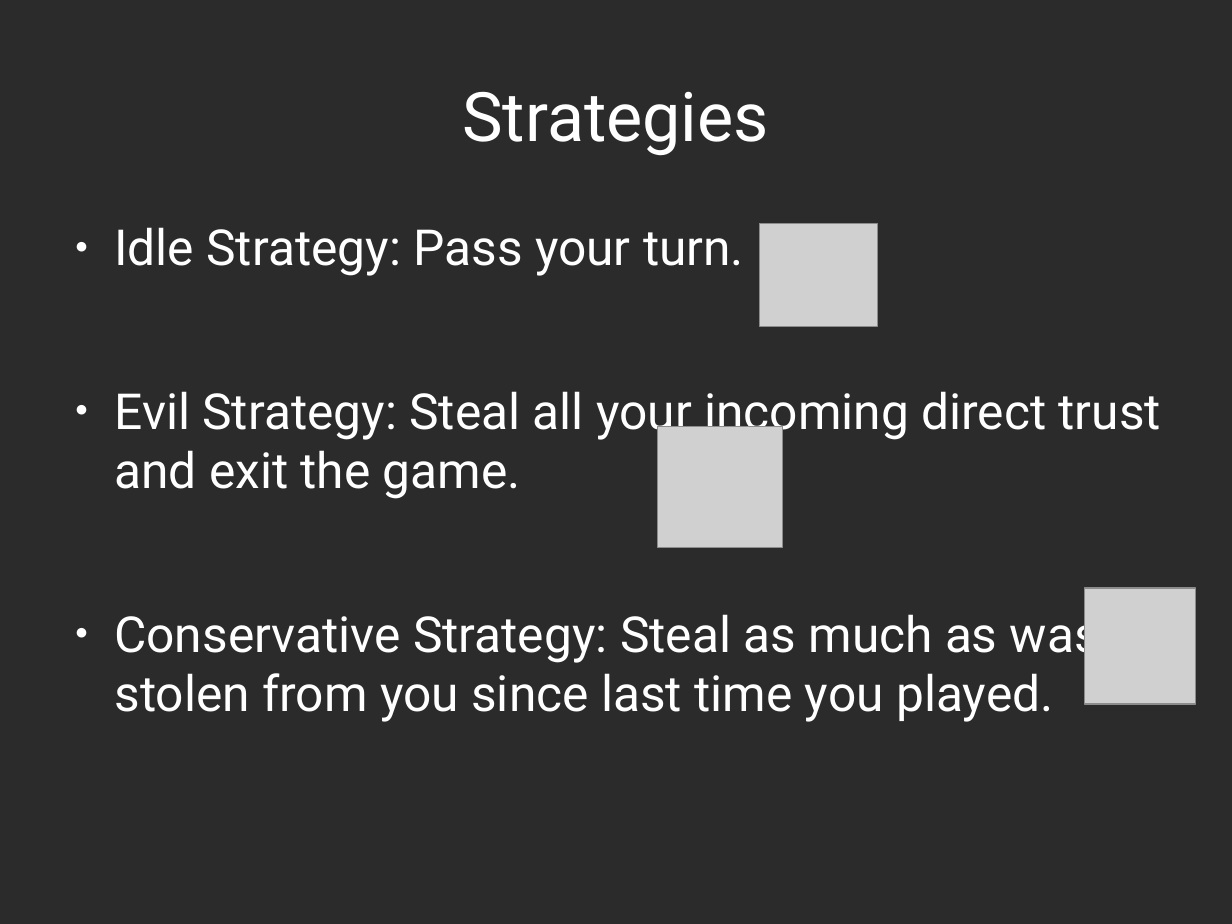
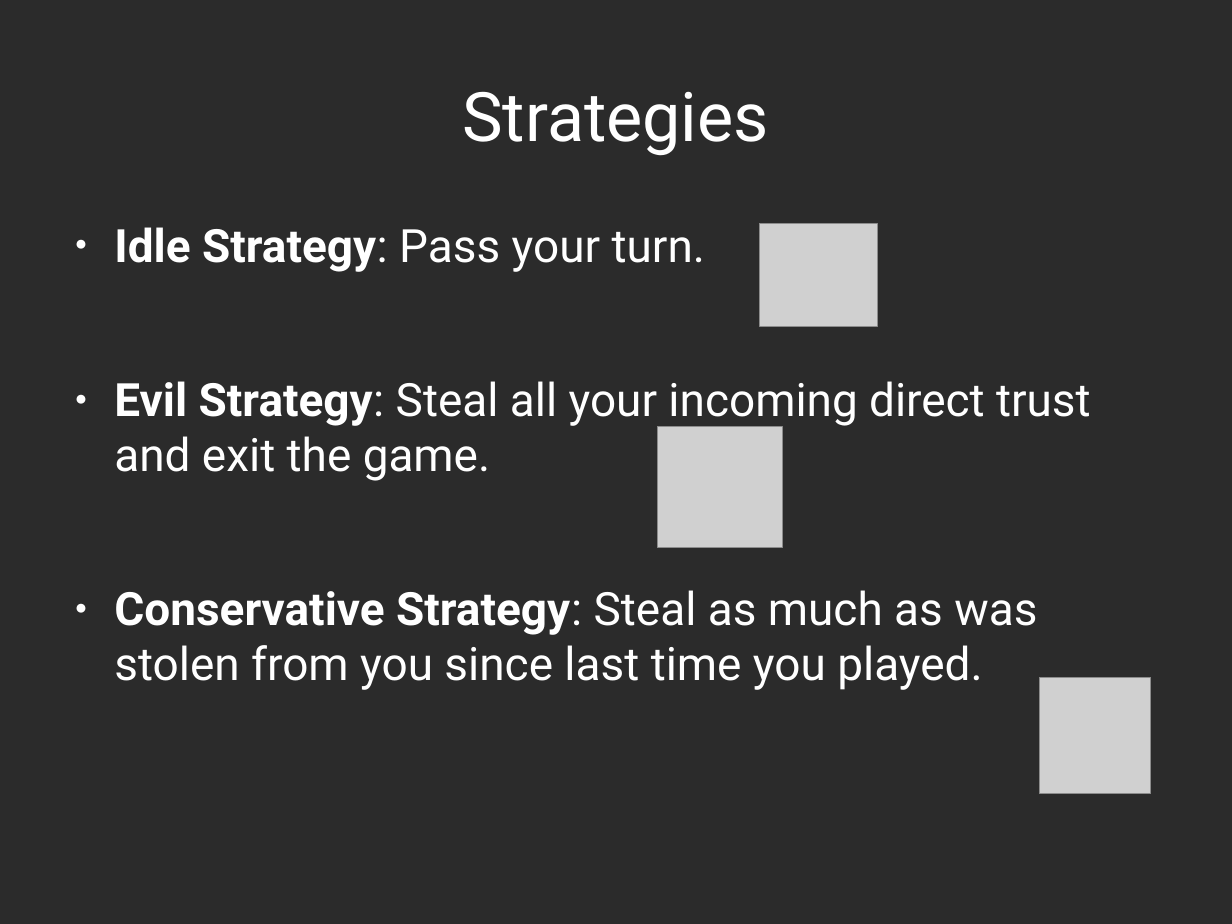
Before and after one commit to decrypto-org/TrustIsRisk, a slide deck: slide 16 of presentations/AtheCrypt10-1-2017/AtheCrypt10-1-2017.odp (slide 14 before the commit). Drawn at 1232x924 pixels with LibreOffice and Linux fonts; fonts in the diff are those of the drawing; grey boxes stand for pictures; background and template pictures are left out; a plain dark background stands for a picture behind light text. Boxes give left, top, right and bottom in pixels: in the first picture for what was removed or moved away, otherwise in the second. Text is boxed around its words. In the diff, an @@ line names an element or a change of style, - is before the commit and + after.

```diff
--- a/presentations/AtheCrypt10-1-2017/AtheCrypt10-1-2017.odp
+++ b/presentations/AtheCrypt10-1-2017/AtheCrypt10-1-2017.odp
@@ text "Idle Strategy: Pass your turn." at bbox=[114, 227, 1091, 690]: size 32 to 29.6 pt; bold on in "Idle Strategy:", "Evil Strategy:", "Conservative Strategy:" @@
@@ picture: place and size @@
-picture at bbox=[1084, 588, 1196, 704]
+picture at bbox=[1040, 677, 1152, 794]
```
Also in this commit, not shown: 8 other slides changed, 2 slides added, 3 other files.
